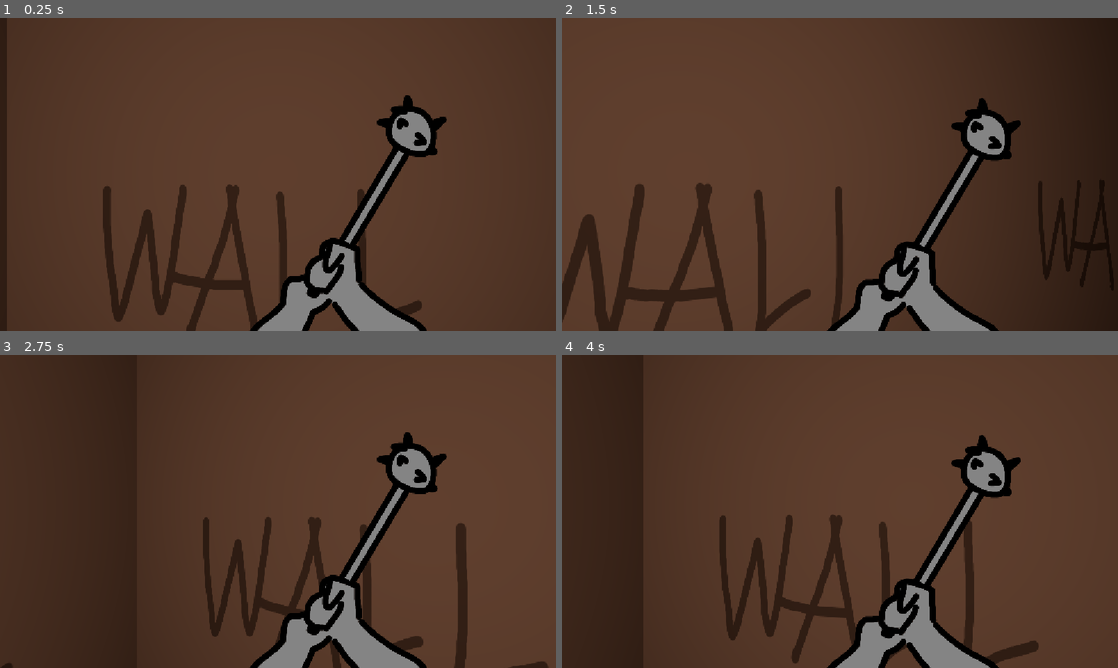
Above: before the commit, frames 1-4 (two rows, left to right).
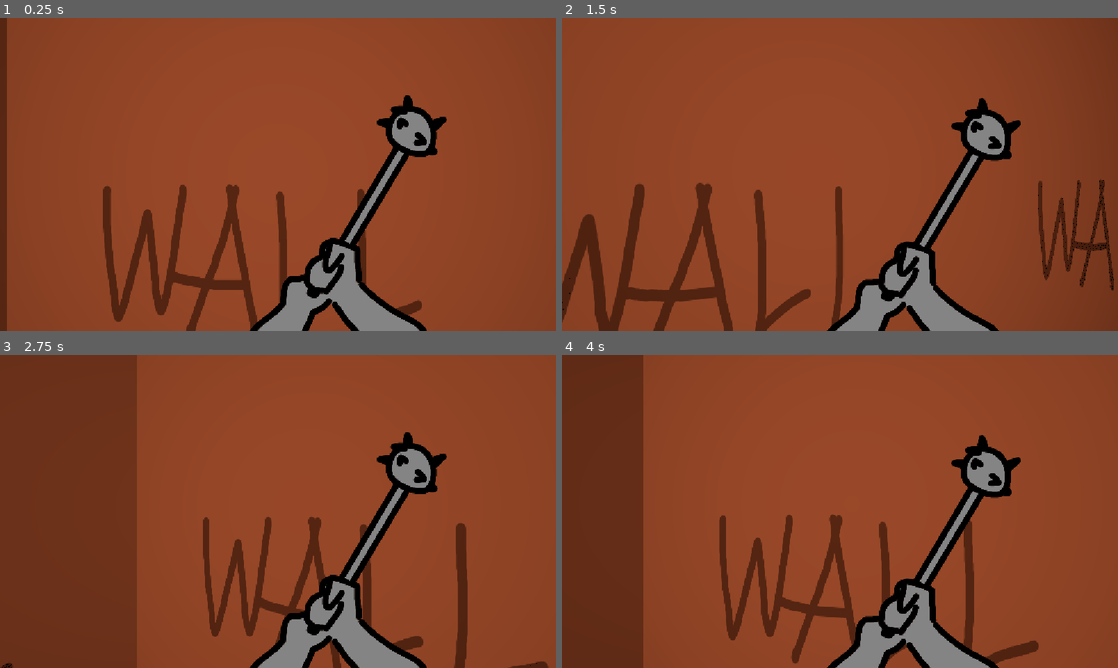
Above: after the commit, the same moments.

Repository: kerivin/dungeon-crawler
Game: Godot game, scene res://scenes/level.tscn
The game is run twice, just before and just after one commit, with the same random seed, the same clock (stepped at 60 frames per second) and the same inputs. The project has no main scene, so this scene is started directly.
Inputs (mouse positions are in pixels of both pictures, inside the frame that each line leads up to):
- Up to frame 1 (0.25 s): no input
- Up to frame 2 (1.5 s): move the mouse to (834, 180) at 0.52 s; hold Up (move_forward) from 0.53 s (still down); move the mouse to (878, 177) at 1.27 s
- Up to frame 3 (2.75 s): keep holding Up (move_forward); move the mouse to (233, 508) at 2.02 s
- Up to frame 4 (4 s): tap Enter at 2.75 s; move the mouse to (845, 511) at 2.77 s; release Up (move_forward) at 2.78 s; hold Left (move_left) 2.78-3.53 s; tap Space at 3.5 s; move the mouse to (817, 505) at 3.52 s; hold Up (move_forward) from 3.53 s (still down)

The runs differ from the first frame. In frame 1, 93% of the frame differs, in the area x 0-100%, y 0-100%; in frame 2, 93%; in frame 3, 93%; in frame 4, 94%.

Commit message:
dithering

Diff:
--- a/scenes/player.tscn
+++ b/scenes/player.tscn
@@ -5,6 +5,8 @@
 [ext_resource type="Script" uid="uid://dyayhlxhsvtpu" path="res://scripts/camera_3d.gd" id="2_qhqgy"]
 [ext_resource type="Script" uid="uid://qeo6gl2vxuqm" path="res://scripts/sprite_overlay.gd" id="3_qlg0r"]
 [ext_resource type="Script" uid="uid://gx8v5gcrpfxi" path="res://scripts/animation_controller.gd" id="4_dqkch"]
+[ext_resource type="Shader" uid="uid://5oqg4ot354qu" path="res://shaders/dithering.gdshader" id="5_fjrip"]
+[ext_resource type="Texture2D" uid="uid://cjnop0g8u31nj" path="res://textures/BlueNoise470.png" id="6_smehm"]
 [ext_resource type="Script" uid="uid://n5rk6ibktswr" path="res://scripts/camera_bob_animation.gd" id="6_tuyoq"]
 
 [sub_resource type="AtlasTexture" id="AtlasTexture_qhqgy"]
@@ -29,6 +31,32 @@
 "speed": 5.0
 }]
 
+[sub_resource type="ShaderMaterial" id="ShaderMaterial_g4v7s"]
+shader = ExtResource("5_fjrip")
+shader_parameter/blue_noise_texture = ExtResource("6_smehm")
+shader_parameter/darkness_threshold = 0.0
+shader_parameter/transition_width = 0.0
+shader_parameter/spacing = 0.0
+shader_parameter/dot_color = Color(1, 0, 0, 1)
+shader_parameter/use_scene_dots = false
+shader_parameter/bg_color = Color(1, 0, 0.016666412, 1)
+shader_parameter/use_scene_background = true
+shader_parameter/filter_opacity = 0.250000011875
+shader_parameter/blend_mode = 0
+
+[sub_resource type="ShaderMaterial" id="ShaderMaterial_yf5fn"]
+shader = ExtResource("5_fjrip")
+shader_parameter/blue_noise_texture = ExtResource("6_smehm")
+shader_parameter/darkness_threshold = 0.1750000083125
+shader_parameter/transition_width = 0.0
+shader_parameter/spacing = 0.0
+shader_parameter/dot_color = Color(0, 0, 0, 1)
+shader_parameter/use_scene_dots = true
+shader_parameter/bg_color = Color(0, 0, 0, 1)
+shader_parameter/use_scene_background = false
+shader_parameter/filter_opacity = 1.0
+shader_parameter/blend_mode = 0
+
 [sub_resource type="Resource" id="Resource_qlg0r"]
 script = ExtResource("6_tuyoq")
 interval = 10.0
@@ -51,6 +79,7 @@
 script = ExtResource("2_qhqgy")
 
 [node name="SpriteOverlay" type="CanvasLayer" parent="Camera3D" unique_id=1228645838]
+layer = 100
 script = ExtResource("3_qlg0r")
 
 [node name="HandsAnchor" type="Control" parent="Camera3D/SpriteOverlay" unique_id=393110733]
@@ -83,12 +112,39 @@
 
 [node name="Head" type="AnimatedSprite2D" parent="Camera3D/SpriteOverlay/HeadAnchor" unique_id=1633356000]
 
+[node name="CameraFilter" type="CanvasLayer" parent="Camera3D" unique_id=358149056]
+layer = 0
+
+[node name="CanvasLayer" type="CanvasLayer" parent="Camera3D/CameraFilter" unique_id=239893084]
+
+[node name="ColorRect" type="ColorRect" parent="Camera3D/CameraFilter/CanvasLayer" unique_id=1789445096]
+material = SubResource("ShaderMaterial_g4v7s")
+anchors_preset = 15
+anchor_right = 1.0
+anchor_bottom = 1.0
+grow_horizontal = 2
+grow_vertical = 2
+metadata/_edit_use_anchors_ = true
+
+[node name="CanvasLayer2" type="CanvasLayer" parent="Camera3D/CameraFilter" unique_id=635845604]
+layer = 2
+
+[node name="ColorRect2" type="ColorRect" parent="Camera3D/CameraFilter/CanvasLayer2" unique_id=1583710636]
+material = SubResource("ShaderMaterial_yf5fn")
+anchors_preset = 15
+anchor_right = 1.0
+anchor_bottom = 1.0
+grow_horizontal = 2
+grow_vertical = 2
+
+[node name="CanvasLayer" type="CanvasLayer" parent="Camera3D" unique_id=269858427]
+
 [node name="SpotLight3D" type="SpotLight3D" parent="." unique_id=2121021271]
 transform = Transform3D(1, 0, 0, 0, 1, 0, 0, 0, 1, 0, 0, 1.5)
-light_color = Color(1, 0.6862745, 0.52156866, 1)
-light_energy = 10.0
+light_color = Color(1, 0.49116665, 0.29000002, 1)
 spot_range = 6.0
-spot_attenuation = 3.5
+spot_attenuation = -0.61
+spot_angle = 40.0
 
 [node name="AnimationController" type="Node" parent="." unique_id=1250162733 node_paths=PackedStringArray("camera", "overlay")]
 script = ExtResource("4_dqkch")
--- /dev/null
+++ b/shaders/dithering.gdshader
@@ -0,0 +1,56 @@
+shader_type canvas_item;
+uniform sampler2D blue_noise_texture : filter_nearest;
+uniform sampler2D screen_texture : hint_screen_texture, repeat_disable, filter_nearest;
+uniform float darkness_threshold : hint_range(0.0, 1.0) = 0.3;
+uniform float transition_width : hint_range(0.0, 0.5) = 0.05;
+uniform float spacing : hint_range(0.0, 0.95) = 0.0;
+uniform vec3 dot_color : source_color = vec3(0.0);
+uniform bool use_scene_dots = false;
+uniform vec3 bg_color : source_color = vec3(1.0);
+uniform bool use_scene_background = false;
+uniform float filter_opacity : hint_range(0.0, 1.0) = 1.0;
+uniform int blend_mode : hint_range(0, 4) = 0;
+
+void fragment() {
+    vec3 scene_color = texture(screen_texture, SCREEN_UV).rgb;
+    float luminance = dot(scene_color, vec3(0.299, 0.587, 0.114));
+
+    float pattern_size = float(textureSize(blue_noise_texture, 0).x);
+    vec2 noise_uv = fract(FRAGCOORD.xy / pattern_size);
+    float noise_value = texture(blue_noise_texture, noise_uv).r;
+    noise_value = clamp((noise_value - spacing) / (1.0 - spacing), 0.0, 1.0);
+
+    float normalized_luminance = luminance / max(darkness_threshold, 0.001);
+    float dot_on = step(noise_value, normalized_luminance);
+
+    vec3 actual_background = use_scene_background ? scene_color : bg_color;
+    vec3 actual_dot_color = use_scene_dots ? scene_color : dot_color;
+    vec3 dithered_color = mix(actual_background, actual_dot_color, dot_on);
+
+    vec3 blended_color = scene_color;
+    if (blend_mode == 0) {
+        blended_color = dithered_color;
+    } else if (blend_mode == 1) {
+        blended_color = scene_color * dithered_color;
+    } else if (blend_mode == 2) {
+        blended_color = scene_color + dithered_color;
+    } else if (blend_mode == 3) {
+        blended_color = 1.0 - (1.0 - scene_color) * (1.0 - dithered_color);
+    } else if (blend_mode == 4) {
+        vec3 result;
+        for (int i = 0; i < 3; i++) {
+            if (scene_color[i] < 0.5) {
+                result[i] = 2.0 * scene_color[i] * dithered_color[i];
+            } else {
+                result[i] = 1.0 - 2.0 * (1.0 - scene_color[i]) * (1.0 - dithered_color[i]);
+            }
+        }
+        blended_color = result;
+    }
+
+    float fade = 1.0 - smoothstep(darkness_threshold - transition_width, darkness_threshold, luminance);
+    float effect_strength = fade * filter_opacity;
+    vec3 final_color = mix(scene_color, blended_color, effect_strength);
+
+    COLOR = vec4(final_color, 1.0);
+}
Not shown, added: shaders/dithering.gdshader.uid
Binary file added: textures/BlueNoise470.png
Not shown, added: textures/BlueNoise470.png.import
Binary file added: textures/BlueNoise64Tiled.png
Not shown, added: textures/BlueNoise64Tiled.png.import
Binary file added: textures/blue_noise.png
Not shown, added: textures/blue_noise.png.import
